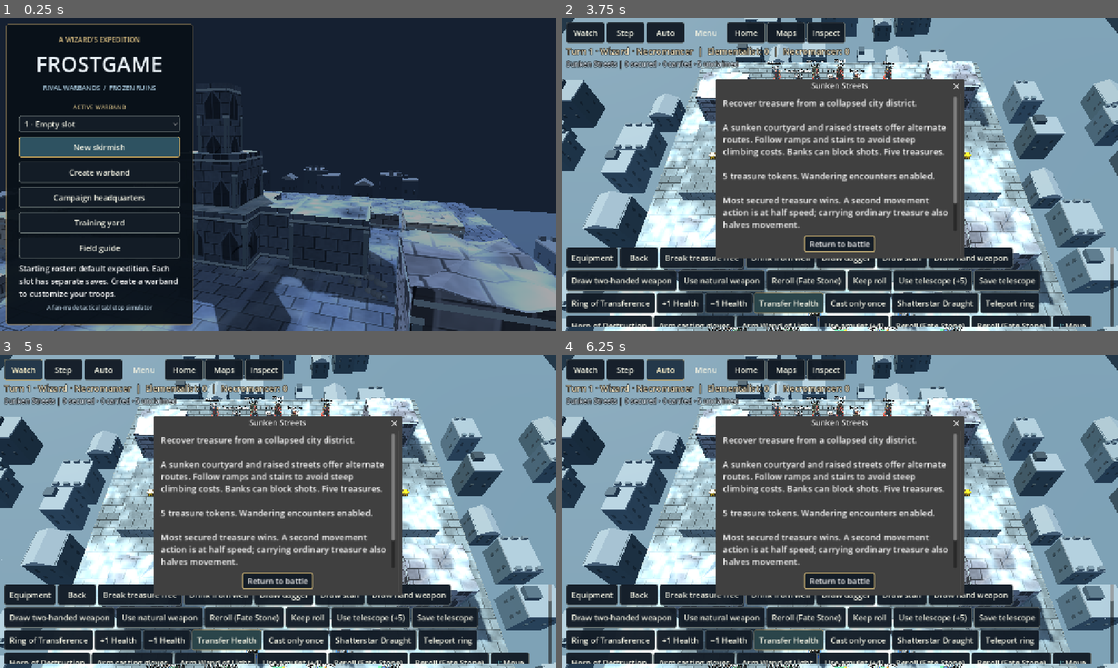
Above: before the commit, frames 1-4 (two rows, left to right).
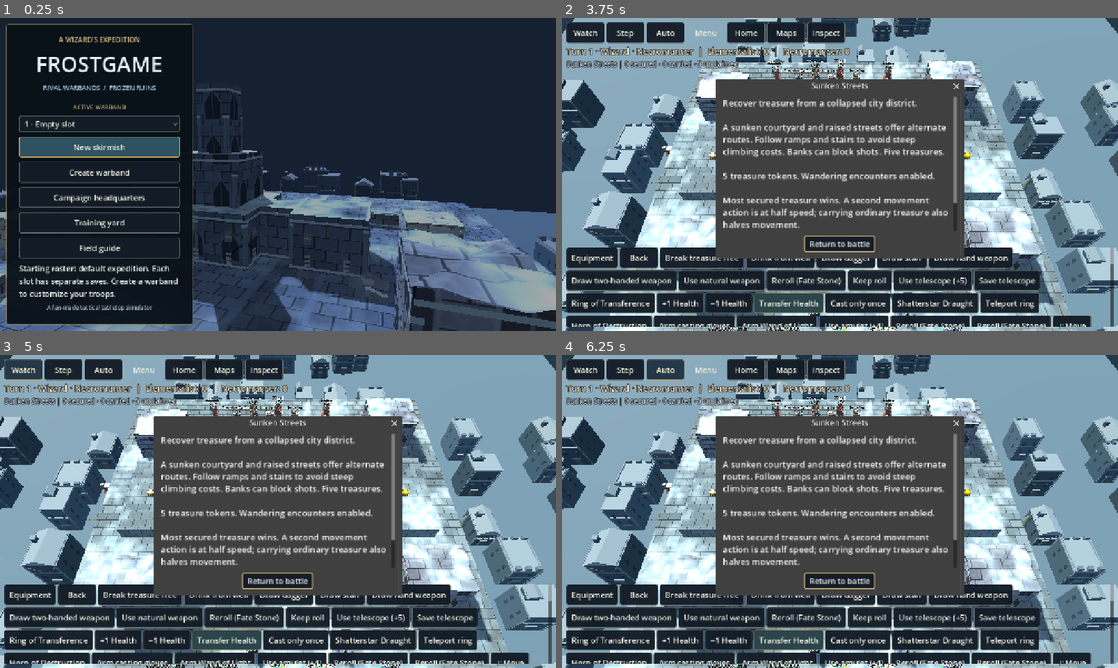
Above: after the commit, the same moments.

Repository: drag0nblad3/Frostgame
Game: Godot game, scene res://scenes/title.tscn
The game is run twice, just before and just after one commit, with the same random seed, the same clock (stepped at 60 frames per second) and the same inputs.
Inputs:
- Up to frame 1 (0.25 s): no input
- Up to frame 2 (3.75 s): click "New skirmish" at 0.5 s; click "New skirmish" at 1.25 s; click "Campaign headquarters" at 2 s; click "Campaign headquarters" at 2.75 s; click "Start skirmish" at 3.5 s
- Up to frame 3 (5 s): click "Watch" at 4.25 s
- Up to frame 4 (6.25 s): click "Step" at 5 s; click "Auto" at 5.75 s

The runs differ from the first frame. In frame 1, 0.5% of the frame differs, in the area x 0-100%, y 47-100%; in frame 2, 2.6%, in the area x 0-100%, y 0-100%; in frame 3, 2.6%; in frame 4, 2.6%.

Commit message:
Dress frozen city with varied architecture, winter foliage, debris and scenario props

Diff:
--- a/src/view/board_view.gd
+++ b/src/view/board_view.gd
@@ -50,6 +50,7 @@
 					RuinSilhouette.decorate(self, piece)
 				if board.id == "mausoleum" and piece.kind.id == "ruin" and piece.rect.has_point(board.size * 0.5):
 					SiteArt.crypt(self, piece)
+	add_child(EnvironmentDressing.build(board,board.id if scenario_id.is_empty() else scenario_id))
 
 
 func _piece(piece: TerrainPiece) -> MeshInstance3D:
--- a/src/view/city_scenery.gd
+++ b/src/view/city_scenery.gd
@@ -34,6 +34,8 @@
 				var w := 2.5+float(posmod(seed,5))*0.30
 				var d := 2.8+float(posmod(seed,7))*0.21
 				_building(root,at,ground_y,h,w,d,tone,seed)
+				DistrictArchitecture.finish(root,at,ground_y,h,w,d,tone,seed)
+	EnvironmentDressing.outskirts(root,board,scenario,ground_y)
 	MiniatureBatch.bake(root)
 	for child in root.get_children():
 		if child is MeshInstance3D:
--- /dev/null
+++ b/src/view/district_architecture.gd
@@ -0,0 +1,70 @@
+class_name DistrictArchitecture
+extends RefCounted
+## Distinct roofs and facade relief. Gameplay geometry is never changed.
+const TIMBER := Color("6c5241")
+const BRASS := Color("a38b5d")
+
+
+static func finish(root: Node3D,at: Vector2,ground: float,h: float,w: float,d: float,tint: Color,seed: int) -> void:
+	var c := Vector3(at.x,ground+h*0.5,at.y)
+	var stone := tint.darkened(0.12)
+	var pale := tint.lightened(0.22)
+	var roof := tint.darkened(0.20)
+	# Street-level door relief and contrasting lintels on distant buildings.
+	for side: float in [-1.0,1.0]:
+		var z := at.y+side*(d*0.5+0.025)
+		MiniatureFactory.box(root,Vector3(at.x,ground+0.61,z),Vector3(w*0.22,1.20,0.055),TIMBER.lerp(stone,0.58))
+		MiniatureFactory.box(root,Vector3(at.x,ground+1.25,z),Vector3(w*0.31,0.16,0.13),pale)
+		for x: float in [-1.0,1.0]:
+			MiniatureFactory.box(root,Vector3(at.x+x*w*0.46,ground+h*0.5,z),Vector3(0.13,h*0.96,0.11),pale.darkened(0.12))
+		MiniatureFactory.box(root,Vector3(at.x,ground+h*0.64,z),Vector3(w,0.14,0.10),pale)
+		if seed%3==0:
+			for x: float in [-1.0,1.0]:
+				var brace := MiniatureFactory.box(root,Vector3(at.x+x*w*0.27,ground+h*0.78,z),Vector3(w*0.40,0.14,0.09),TIMBER.lerp(stone,0.4))
+				brace.rotation.z=x*0.66
+	# Chimneys or bell-caps vary the roofs; no taller than the distant skyline.
+	if seed%3==0:
+		var y := ground+h+0.56
+		MiniatureFactory.box(root,Vector3(at.x+w*0.28,y,at.y+d*0.17),Vector3(0.44,0.94,0.45),roof)
+		MiniatureFactory.box(root,Vector3(at.x+w*0.28,y+0.46,at.y+d*0.17),Vector3(0.57,0.15,0.56),pale)
+	elif seed%3==1:
+		for side: float in [-1.0,1.0]:
+			MiniatureFactory.box(root,c+Vector3(side*w*0.47,h*0.5+0.13,0),Vector3(0.15,0.23,d),pale)
+	else:
+		var cap := PrismMesh.new()
+		cap.size=Vector3(w*0.44,0.48,d*0.42)
+		MiniatureFactory.mesh(root,cap,c+Vector3(w*0.25,h*0.5+0.92,d*0.20),pale)
+
+
+static func relief(root: Node3D,p: TerrainPiece,seed: int,scenario: String) -> void:
+	var r := p.rect
+	var h := p.kind.height
+	if h<1.8:
+		return
+	var trim := Color("8f9b9f")
+	var wood := TIMBER if p.kind.id=="hut_wall" else Color("566167")
+	# Shallow decorative timber braces or masonry quoins on existing faces.
+	# Relief never creates a doorway or exceeds the original terrain height.
+	for swapped in [false,true]:
+		var span := r.size.y if swapped else r.size.x
+		if span<1.6:
+			continue
+		for side: float in [-1.0,1.0]:
+			var count := clampi(floori(span/1.65),1,4)
+			for i in count:
+				var u := (i+0.5)*span/count
+				var x := r.get_center().x+side*(r.size.x*0.5+0.008) if swapped else r.position.x+u
+				var z := r.position.y+u if swapped else r.get_center().y+side*(r.size.y*0.5+0.008)
+				if p.kind.id=="hut_wall":
+					var brace := MiniatureFactory.box(root,Vector3(x,h*0.48,z),Vector3(0.045,0.13,0.78) if swapped else Vector3(0.78,0.13,0.045),wood)
+					if swapped:
+						brace.rotation.x=0.50
+					else:
+						brace.rotation.z=0.50
+				else:
+					for j in 3:
+						var y := 0.32+j*0.24
+						MiniatureFactory.box(root,Vector3(x,y,z),Vector3(0.055,0.13,0.30) if swapped else Vector3(0.30,0.13,0.055),trim.darkened(j*0.07))
+					if scenario in ["silent_tower","complex_temple","mausoleum"] and (seed+i)%3==0 and h>2.6:
+						MiniatureFactory.box(root,Vector3(x,h*0.59,z),Vector3(0.06,0.60,0.38) if swapped else Vector3(0.38,0.60,0.06),wood)
+						MiniatureFactory.box(root,Vector3(x,h*0.59,z),Vector3(0.075,0.06,0.39) if swapped else Vector3(0.39,0.06,0.075),BRASS)
--- /dev/null
+++ b/src/view/environment_dressing.gd
@@ -0,0 +1,94 @@
+class_name EnvironmentDressing
+extends RefCounted
+## Deterministic art-only dressing. Tall objects outside the table; surface
+## scatter flush to open ground or within existing rough terrain footprints.
+const SNOW := Color("c5d3da")
+const STONE := Color("75858d")
+const DIRT := Color("746d62")
+
+
+static func build(board: Board,scenario: String) -> Node3D:
+	var root := Node3D.new()
+	root.name="EnvironmentDressing"
+	var seed := absi(hash(board.id))
+	var indoor := scenario=="underground_library"
+	var snow := not indoor and scenario!="worm_hunts"
+	# Low, irregular patches near existing architecture, never across ramps.
+	for i in 64:
+		var x := 0.75+float(posmod(seed+i*73,997))/997.0*(board.size.x-1.5)
+		var z := 0.75+float(posmod(seed+i*137,991))/991.0*(board.size.y-1.5)
+		var at := Vector2(x,z)
+		var radius := 0.29+float(i%4)*0.09
+		if not flat_ground(board,at,radius):
+			continue
+		if not near_edge_or_terrain(board,at):
+			continue
+		var y := board.ground_height_at(at)+0.022
+		if i%4==0 and snow:
+			EnvironmentProps.frost(root,Vector3(x,y,z),radius,i)
+		elif i%3==0:
+			EnvironmentProps.paving(root,Vector3(x,y,z),radius,i,DIRT if indoor else STONE)
+		elif snow:
+			EnvironmentVegetation.ground_cover(root,Vector3(x,y,z),i)
+		elif indoor:
+			EnvironmentProps.paving(root,Vector3(x,y,z),radius,i,Color("73665a"))
+	for i in board.pieces.size():
+		var piece := board.pieces[i]
+		if piece.ramp or piece.cast_turn>=0:
+			continue
+		if piece.kind.id=="rubble" and minf(piece.rect.size.x,piece.rect.size.y)>=1.3:
+			var c := piece.rect.get_center()
+			var at := Vector3(c.x,board.ground_height_at(c),c.y)
+			EnvironmentProps.ruin_debris(root,at,scenario,i,minf(0.92,minf(piece.rect.size.x,piece.rect.size.y)*0.48))
+		elif piece.kind.id in ["ruin","hut_wall","tower","null_lower","null_middle","null_upper","null_annex"]:
+			DistrictArchitecture.relief(root,piece,i,scenario)
+		elif piece.kind.id=="haunted_floor":
+			# Worn interior floorboards stay low and out of hut entrances.
+			var center := piece.rect.get_center()
+			for j in 3:
+				var at := Vector2(center.x+(j-1)*0.65,center.y+0.85)
+				EnvironmentProps.paving(root,Vector3(at.x,0.065,at.y),0.27,j,Color("63584d"))
+	MiniatureBatch.bake(root)
+	return root
+
+
+static func flat_ground(board: Board,at: Vector2,radius: float) -> bool:
+	var y := board.ground_height_at(at)
+	for offset in [Vector2.ZERO,Vector2(-radius,-radius),Vector2(radius,-radius),Vector2(-radius,radius),Vector2(radius,radius)]:
+		var p: Vector2=at+offset
+		if not board.contains(p,0.1) or absf(board.ground_height_at(p)-y)>0.012:
+			return false
+		for piece in board.pieces:
+			if piece.rect.grow(radius*0.15).has_point(p):
+				if piece.ramp or not piece.kind.ground_surface:
+					return false
+	return true
+
+
+static func near_edge_or_terrain(board: Board,at: Vector2) -> bool:
+	if minf(minf(at.x,board.size.x-at.x),minf(at.y,board.size.y-at.y))<2.3:
+		return true
+	for piece in board.pieces:
+		if not piece.kind.ground_surface and piece.rect.grow(1.2).has_point(at):
+			return true
+	return false
+
+
+static func outskirts(root: Node3D,board: Board,scenario: String,y: float) -> void:
+	if scenario in ["underground_library","training_yard"]:
+		return
+	# Scenic ring lies well below the lowest playable street.
+	for side in 4:
+		var length := board.size.x if side%2==0 else board.size.y
+		for i in 6:
+			var u := (i+0.5)*length/6.0
+			var gap := 3.0+float(posmod(i*7+side,5))*0.4
+			var at := Vector2(u,-gap) if side==0 else (Vector2(board.size.x+gap,u) if side==1 else (Vector2(u,board.size.y+gap) if side==2 else Vector2(-gap,u)))
+			var pos := Vector3(at.x,y,at.y)
+			var seed := i*23+side*11
+			if i%3==0:
+				EnvironmentVegetation.tree(root,pos,seed,scenario!="mausoleum" and (i+side)%3==0)
+			elif i%3==1:
+				EnvironmentProps.landmark(root,pos,scenario,seed)
+			else:
+				EnvironmentVegetation.shrub(root,pos,seed)
--- /dev/null
+++ b/src/view/environment_props.gd
@@ -0,0 +1,91 @@
+class_name EnvironmentProps
+extends RefCounted
+## Bold scenery forms at tabletop scale, sharing the miniature batching materials.
+const WOOD := Color("6c5140")
+const IRON := Color("454b4e")
+const STONE := Color("839096")
+const SNOW := Color("d4dfe2")
+const BRASS := Color("a38a54")
+
+
+static func frost(root: Node3D,at: Vector3,radius: float,seed: int) -> void:
+	for i in 3:
+		var m := MiniatureFactory.sphere(root,at+Vector3((i-1)*radius*0.28,0,0),Vector3(radius*0.95,0.022,radius*1.05),SNOW.darkened(i*0.035))
+		m.rotation.y=seed*0.37+i*0.8
+
+
+static func paving(root: Node3D,at: Vector3,radius: float,seed: int,tint: Color) -> void:
+	for i in 2:
+		var m := MiniatureFactory.box(root,at+Vector3((i-0.5)*radius*0.65,0,0),Vector3(radius*0.60,0.024,radius*0.82),tint.lightened(i*0.10))
+		m.rotation.y=0.42*sin(seed+i)
+
+
+static func ruin_debris(root: Node3D,at: Vector3,scenario: String,seed: int,width: float) -> void:
+	# Never taller than the existing 0.4-inch rubble terrain.
+	var p := at+Vector3(0,0.16,0)
+	match scenario:
+		"underground_library":
+			for i in 3:
+				var book := MiniatureFactory.box(root,at+Vector3(0,0.045+i*0.085,0),Vector3(width*0.76,0.08,width*0.55),SiteArt.BOOKS[posmod(seed+i,SiteArt.BOOKS.size())])
+				book.rotation.y=i*0.24
+		"complex_temple","living_museum","mausoleum","silent_tower":
+			var shaft := MiniatureFactory.cylinder(root,p,0.14,0.17,width*0.84,STONE.lightened(0.10))
+			shaft.rotation.z=PI*0.5
+			for side: float in [-1.0,1.0]:
+				var ring := MiniatureFactory.cylinder(root,p+Vector3(side*width*0.38,0,0),0.19,0.19,0.08,STONE.darkened(0.18))
+				ring.rotation.z=PI*0.5
+		"sunken_streets","haunted_houses","the_keep":
+			for i in 3:
+				var beam := MiniatureFactory.box(root,at+Vector3(0,0.08+i*0.07,0),Vector3(width*0.85,0.10,0.19),WOOD.lightened(i*0.06))
+				beam.rotation.y=i*0.85
+		_:
+			for i in 2:
+				var block := MiniatureFactory.box(root,at+Vector3((i-0.5)*width*0.35,0.12+i*0.065,0),Vector3(width*0.47,0.22,width*0.55),STONE)
+				block.rotation.y=seed*0.37+i*0.32
+
+
+static func crate(root: Node3D,at: Vector3,s: float) -> void:
+	MiniatureFactory.box(root,at+Vector3.UP*s*0.5,Vector3.ONE*s,WOOD)
+	for side: float in [-1.0,1.0]:
+		for z: float in [-1.0,1.0]:
+			MiniatureFactory.box(root,at+Vector3(side*s*0.42,s*0.5,z*s*0.5),Vector3(s*0.12,s*0.98,s*0.06),WOOD.darkened(0.28))
+		MiniatureFactory.box(root,at+Vector3(0,s*0.87,side*s*0.51),Vector3(s,0.13*s,0.07*s),IRON)
+		var brace := MiniatureFactory.box(root,at+Vector3(0,s*0.50,side*s*0.51),Vector3(s*1.04,s*0.13,s*0.06),WOOD.lightened(0.18))
+		brace.rotation.z=side*0.72
+	MiniatureFactory.box(root,at+Vector3.UP*s*1.02,Vector3(s*0.86,0.045*s,s*0.90),SNOW)
+
+
+static func barrel(root: Node3D,at: Vector3,s: float) -> void:
+	MiniatureFactory.cylinder(root,at+Vector3.UP*s*0.5,s*0.36,s*0.36,s,WOOD)
+	MiniatureFactory.cylinder(root,at+Vector3.UP*s*0.50,s*0.43,s*0.43,s*0.64,WOOD.lightened(0.10))
+	for y: float in [0.19,0.78]:
+		MiniatureFactory.cylinder(root,at+Vector3.UP*s*y,s*0.42,s*0.42,s*0.08,IRON)
+	MiniatureFactory.cylinder(root,at+Vector3.UP*s*1.012,s*0.31,s*0.31,s*0.04,SNOW)
+
+
+static func landmark(root: Node3D,at: Vector3,scenario: String,seed: int) -> void:
+	match scenario:
+		"mausoleum":
+			for i in 3:
+				var p := at+Vector3((i-1)*0.67,0,0)
+				MiniatureFactory.box(root,p+Vector3.UP*0.12,Vector3(0.56,0.24,0.45),STONE.darkened(0.15))
+				MiniatureFactory.box(root,p+Vector3.UP*0.58,Vector3(0.43,0.80,0.22),STONE)
+				MiniatureFactory.sphere(root,p+Vector3.UP*1.0,Vector3(0.43,0.32,0.22),STONE)
+				MiniatureFactory.box(root,p+Vector3(0,0.67,-0.12),Vector3(0.26,0.055,0.03),STONE.darkened(0.36))
+		"complex_temple","dreams_well","silent_tower","living_museum":
+			MiniatureFactory.cylinder(root,at+Vector3.UP*0.22,0.42,0.52,0.44,STONE)
+			MiniatureFactory.cylinder(root,at+Vector3.UP*0.78,0.18,0.26,0.70,BRASS)
+			MiniatureFactory.cylinder(root,at+Vector3.UP*1.17,0.52,0.30,0.32,IRON)
+			for i in 4:
+				var a := TAU*i/4.0
+				CreatureSculpt.limb(root,at+Vector3(cos(a)*0.2,1.25,sin(a)*0.2),at+Vector3(cos(a)*0.07,1.67,sin(a)*0.07),0.14,Color("cf9250"),0.02)
+		"sunken_streets","haunted_houses":
+			crate(root,at,0.83)
+			barrel(root,at+Vector3(0.92,0,0.22),0.74)
+			for side: float in [-1.0,1.0]:
+				CreatureSculpt.limb(root,at+Vector3(side*0.43,0.04,-0.85),at+Vector3(side*0.43,0.76,0.20),0.075,WOOD,1.0)
+		_:
+			crate(root,at,0.82)
+			barrel(root,at+Vector3(0.89,0,0.18),0.80)
+			if seed%2==0:
+				crate(root,at+Vector3(0.02,0.82,0.04),0.62)
--- /dev/null
+++ b/src/view/environment_vegetation.gd
@@ -0,0 +1,52 @@
+class_name EnvironmentVegetation
+extends RefCounted
+## Sparse winter plants. Ground cover is a low silhouette; trees are scenic only.
+const BARK := Color("66594c")
+const NEEDLES := Color("475f58")
+const SNOW := Color("bdcbd2")
+
+
+static func ground_cover(root: Node3D,at: Vector3,seed: int) -> void:
+	# Nearly flush, deliberately does not imply an extra terrain obstacle.
+	for i in 4:
+		var a := seed*0.44+i*1.47
+		var b := at+Vector3(cos(a)*0.18,0.014,sin(a)*0.18)
+		CreatureSculpt.limb(root,at,b,0.017,Color("918573").lightened(i*0.035),0.15)
+
+
+static func shrub(root: Node3D,at: Vector3,seed: int) -> void:
+	for i in 5:
+		var a := seed*0.35+i*TAU/5.0
+		var end := at+Vector3(cos(a)*0.50,0.52+0.11*(i%3),sin(a)*0.50)
+		var elbow := at.lerp(end,0.62)+Vector3.UP*0.10
+		CreatureSculpt.limb(root,at,elbow,0.055,BARK,0.68)
+		CreatureSculpt.limb(root,elbow,end,0.035,BARK.lightened(0.14),0.08)
+		CreatureSculpt.limb(root,elbow,elbow+Vector3(-sin(a)*0.16,0.20,cos(a)*0.16),0.023,BARK,0.08)
+	MiniatureFactory.sphere(root,at+Vector3.UP*0.07,Vector3(0.7,0.14,0.60),SNOW)
+
+
+static func tree(root: Node3D,at: Vector3,seed: int,evergreen: bool) -> void:
+	var h := 2.3+0.17*float(posmod(seed,5))
+	if evergreen:
+		CreatureSculpt.limb(root,at,at+Vector3.UP*h,0.16,BARK,0.48)
+		for i in 3:
+			var r := 0.78-i*0.19
+			var y := 0.72+i*0.54
+			MiniatureFactory.cylinder(root,at+Vector3.UP*y,0.08,r,1.05,NEEDLES.lightened(i*0.07))
+			MiniatureFactory.cylinder(root,at+Vector3.UP*(y+0.24),0.025,r*0.60,0.65,SNOW.darkened(0.06*i))
+	else:
+		var fork := at+Vector3(0.10,h*0.57,-0.08)
+		var tip := at+Vector3(-0.18,h,0.10)
+		CreatureSculpt.limb(root,at,fork,0.20,BARK,0.55)
+		CreatureSculpt.limb(root,fork,tip,0.11,BARK.lightened(0.10),0.15)
+		for i in 5:
+			var a := seed*0.17+i*2.40
+			var base := at.lerp(tip,0.40+0.08*i)
+			var b := base+Vector3(cos(a)*0.65,0.42,sin(a)*0.65)
+			var c := b+Vector3(cos(a)*0.37,0.40,sin(a)*0.37)
+			CreatureSculpt.limb(root,base,b,0.095,BARK,0.55)
+			CreatureSculpt.limb(root,b,c,0.050,BARK.lightened(0.12),0.08)
+			CreatureSculpt.limb(root,b,b+Vector3(-sin(a)*0.28,0.36,cos(a)*0.28),0.035,BARK,0.05)
+		for i in 4:
+			var a := i*TAU/4.0
+			CreatureSculpt.limb(root,at+Vector3.UP*0.25,at+Vector3(cos(a)*0.48,0.04,sin(a)*0.48),0.10,BARK,0.04)
--- a/src/view/hud/battle_hud.gd
+++ b/src/view/hud/battle_hud.gd
@@ -327,6 +327,8 @@
 
 
 func _fit_actions() -> void:
+	if not is_inside_tree() or get_viewport()==null:
+		return
 	var bounds := PhoneSafeArea.safe_rect(get_viewport(),10)
 	# Constrain long spell/item lists to a scrollable dock rather than letting
 	# them occupy the entire battlefield. Short lists use one row.
--- a/src/view/hud/phone_safe_area.gd
+++ b/src/view/hud/phone_safe_area.gd
@@ -20,6 +20,8 @@
 
 
 func refresh() -> void:
+	if not is_inside_tree() or get_viewport()==null:
+		return
 	var bounds := safe_rect(get_viewport(),padding)
 	var viewport := get_viewport().get_visible_rect().size
 	var margins := Vector4(bounds.position.x,bounds.position.y,viewport.x-bounds.end.x,viewport.y-bounds.end.y)
--- a/src/view/materials/frozen_stone.gdshader
+++ b/src/view/materials/frozen_stone.gdshader
@@ -52,6 +52,12 @@
 	vec3 ice = mix(vec3(0.52, 0.64, 0.72), vec3(0.84, 0.89, 0.92), noise2(horizontal * 2.2));
 	if (ground) {
 		rock = mix(rock, rock * 0.8 + vec3(0.11, 0.13, 0.14), 0.4);
+		// Broad scoured snow, dirty thaw patches and irregular icy ruts.
+		float erosion = smoothstep(0.40,0.72,noise2(horizontal*0.38 + vec2(9.0,3.0)));
+		float ruts = noise2(horizontal*vec2(1.5,0.27));
+		rock = mix(rock,rock*0.78+vec3(0.055,0.044,0.032),erosion*0.60);
+		snow *= 1.0-erosion*0.38;
+		ice = mix(ice,vec3(0.45,0.57,0.65),smoothstep(0.62,0.86,ruts)*0.44);
 		if (city_paving) {
 			// Crossing cobbled streets and weathered courtyards, flush to the ground.
 			vec2 local = horizontal / footprint_size;
--- a/src/view/terrain_dressing.gd
+++ b/src/view/terrain_dressing.gd
@@ -18,8 +18,13 @@
 		var x := rect.position.x + 0.25 + (rect.size.x - 0.5) * float(posmod(i * 37, 97)) / 97.0
 		var z := rect.position.y + 0.25 + (rect.size.y - 0.5) * float(posmod(i * 61, 89)) / 89.0
 		var shade := Color(0.38, 0.43, 0.48).lightened(float(i % 5) * 0.035)
-		var m := MiniatureFactory.sphere(root, Vector3(x, 0.18, z), Vector3(0.32 + 0.12 * (i % 3), 0.27, 0.34), shade)
-		m.rotation.y = i * 0.73
+		var width := minf(0.32+0.12*(i%3),minf(rect.size.x,rect.size.y)*0.35)
+		var m := MiniatureFactory.box(root,Vector3(x,0.14,z),Vector3(width,0.25,width*0.72),shade)
+		m.rotation.y=i*0.73
+		m.rotation.z=0.11*sin(i*2.0)
+		if i%3==0:
+			var snow := MiniatureFactory.box(root,Vector3(x,0.27,z),Vector3(width*0.86,0.035,width*0.60),Color("c8d4d9"))
+			snow.rotation.y=m.rotation.y
 
 
 static func column(root: Node3D, p: TerrainPiece) -> void:
--- /dev/null
+++ b/tests/unit/test_environment_dressing.gd
@@ -0,0 +1,23 @@
+extends TestCase
+
+
+func test_flat_scatter_avoids_terrain_and_ramps() -> void:
+	var board := BoardLoader.load_id("frozen_ruins",TerrainDb.load_file())
+	check(not EnvironmentDressing.flat_ground(board,Vector2(5,13),0.4))
+	check(not EnvironmentDressing.flat_ground(board,Vector2(0.1,1),0.4))
+	check(EnvironmentDressing.flat_ground(board,Vector2(2,2),0.4))
+	var sunken := BoardLoader.load_id("sunken_streets",TerrainDb.load_file())
+	for piece in sunken.pieces:
+		if piece.ramp:
+			check(not EnvironmentDressing.flat_ground(sunken,piece.rect.get_center(),0.4))
+
+
+func test_dressing_is_visual_only_and_batched() -> void:
+	var board := BoardLoader.load_id("frozen_ruins",TerrainDb.load_file())
+	var count := board.pieces.size()
+	var root := EnvironmentDressing.build(board,"treasure_skirmish")
+	check_eq(board.pieces.size(),count)
+	check(root.get_child_count()>0)
+	check(root.get_child_count()<12)
+	check(root.find_children("*","CollisionObject3D",true,false).is_empty())
+	root.free()
